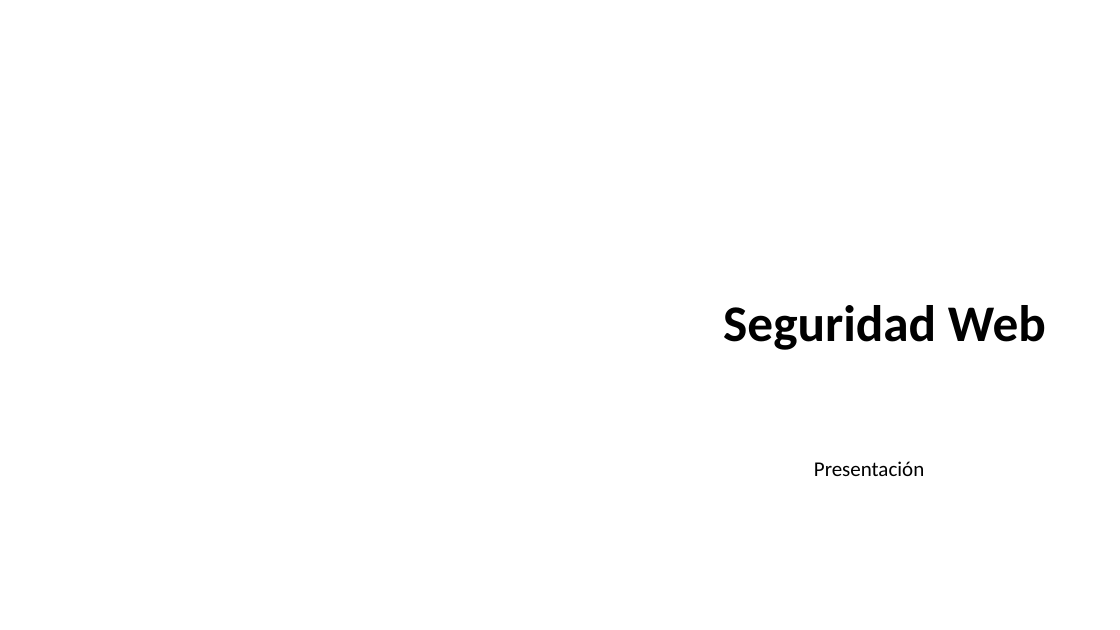
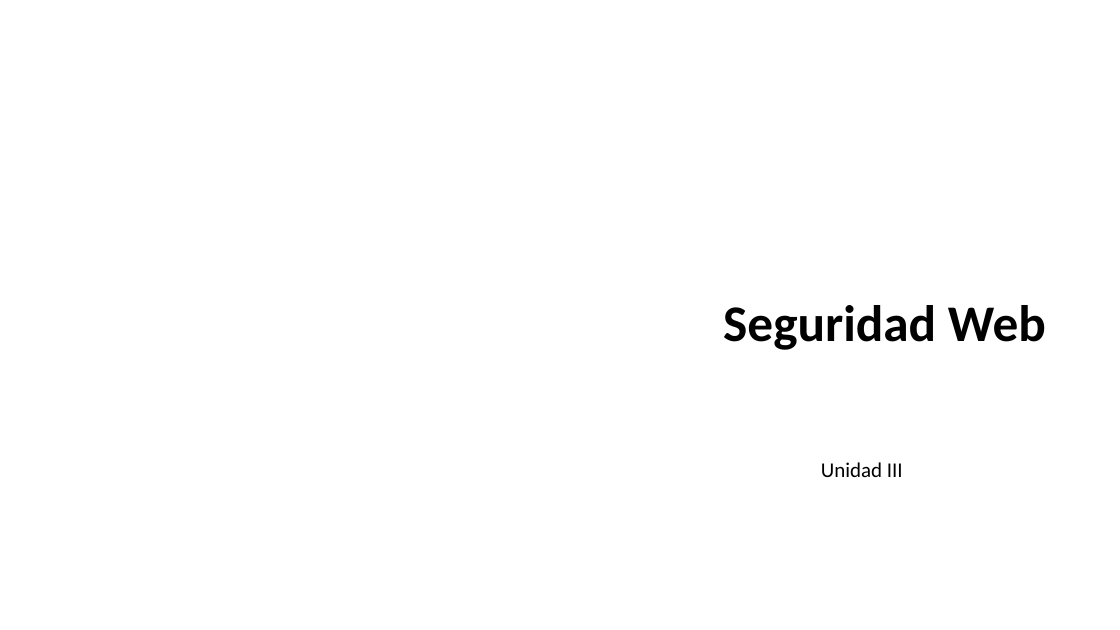
Before and after one commit to dcevallossalas/ITQ, a slide deck: slide 1 of Clases/Unidad3.pptx. Drawn at 1120x630 pixels with LibreOffice and Linux fonts; fonts in the diff are those of the drawing; background and template pictures are left out. Boxes give left, top, right and bottom in pixels: in the first picture for what was removed or moved away, otherwise in the second. Text is boxed around its words. In the diff, an @@ line names an element or a change of style, - is before the commit and + after.

Commit message:
Unidad 3
Unidad 3

```diff
--- a/Clases/Unidad3.pptx
+++ b/Clases/Unidad3.pptx
@@ text at bbox=[821, 462, 903, 477]: text changed @@
-Presentación
+Unidad III
```
Also in this commit, not shown: 8 slides added, 1 slide removed, 4 other files.
